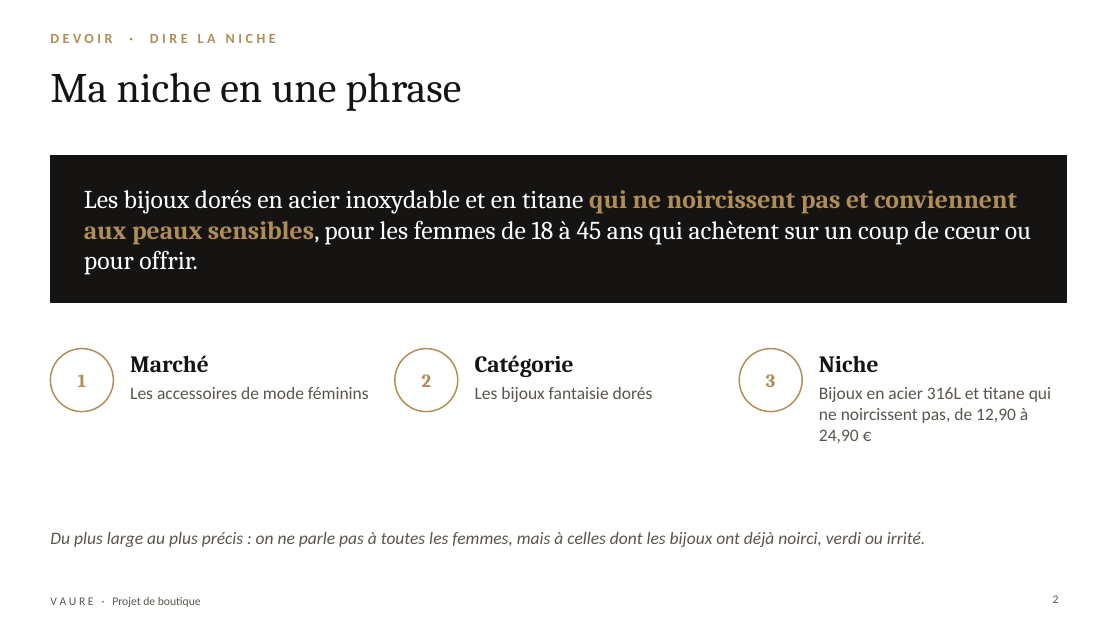
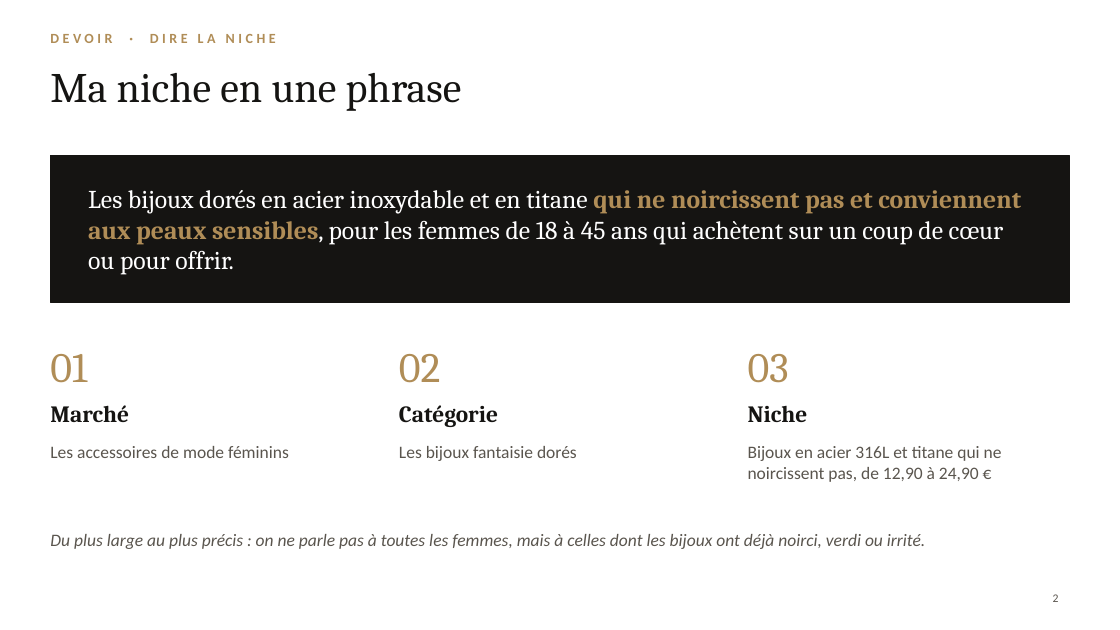
Before and after one commit to jgnrpgn9hd-cmd/Jimy, a slide deck: slide 2 of vaure/presentation/VAURE-presentation.pptx. Drawn at 1120x630 pixels with LibreOffice and Linux fonts; fonts in the diff are those of the drawing; background and template pictures are left out. Boxes give left, top, right and bottom in pixels: in the first picture for what was removed or moved away, otherwise in the second. Text is boxed around its words. In the diff, an @@ line names an element or a change of style, - is before the commit and + after.

```diff
--- a/vaure/presentation/VAURE-presentation.pptx
+++ b/vaure/presentation/VAURE-presentation.pptx
@@ text "Les bijoux dorés en acier ..." rewrapped from [84,190,1031,275] to [88,190,1021,275] @@
@@ ellipse removed at [50,349,113,412] @@
@@ text added at [50,354,87,383], 36 pt, text #B08D57 @@
+01
@@ ellipse removed at [395,349,458,412] @@
@@ text added at [399,354,441,383], 36 pt, text #B08D57 @@
+02
@@ ellipse removed at [739,349,802,412] @@
@@ text added at [748,354,789,383], 36 pt, text #B08D57 @@
+03
@@ text removed at [78,374,87,387] @@
-1
@@ text removed at [422,374,431,387] @@
-2
@@ text removed at [766,374,775,387] @@
-3
@@ vertical alignment middle to top in 4 elements at [50,534,925,549], [748,406,808,422], [399,405,498,427], [50,405,129,422] @@
@@ text "Marché": place and size @@
-text "Marché" at [130,355,209,372]
+text "Marché" at [50,405,129,422]
@@ text "Catégorie": place and size @@
-text "Catégorie" at [475,355,574,377]
+text "Catégorie" at [399,405,498,427]
@@ text "Niche": place and size @@
-text "Niche" at [819,355,879,372]
+text "Niche" at [748,406,808,422]
@@ text "Les accessoires de mode féminins": place and size @@
-text "Les accessoires de mode féminins" at [130,387,369,399]
+text "Les accessoires de mode féminins" at [50,446,289,458]
@@ text "Les bijoux fantaisie dorés": place and size @@
-text "Les bijoux fantaisie dorés" at [475,387,653,402]
+text "Les bijoux fantaisie dorés" at [399,446,577,461]
@@ text "Bijoux en acier 316L et ..." rewrapped from [819,387,1051,443] to [748,446,1002,482] @@
@@ text removed at [50,597,201,607] @@
-V A U R E · Projet de boutique
```
Also in this commit, not shown: 10 other slides changed, 2 slides added, 1 slide removed, 20 other files.
